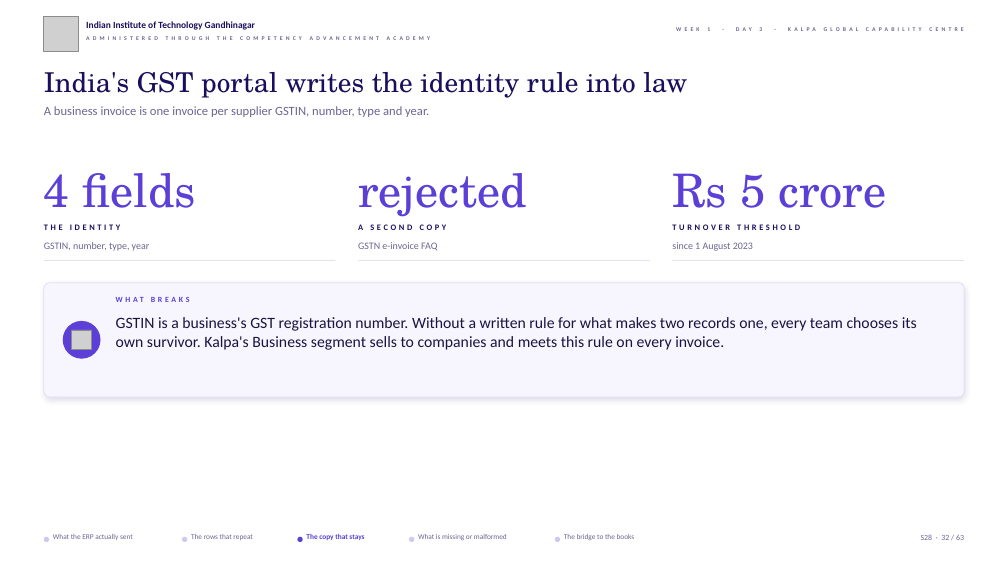
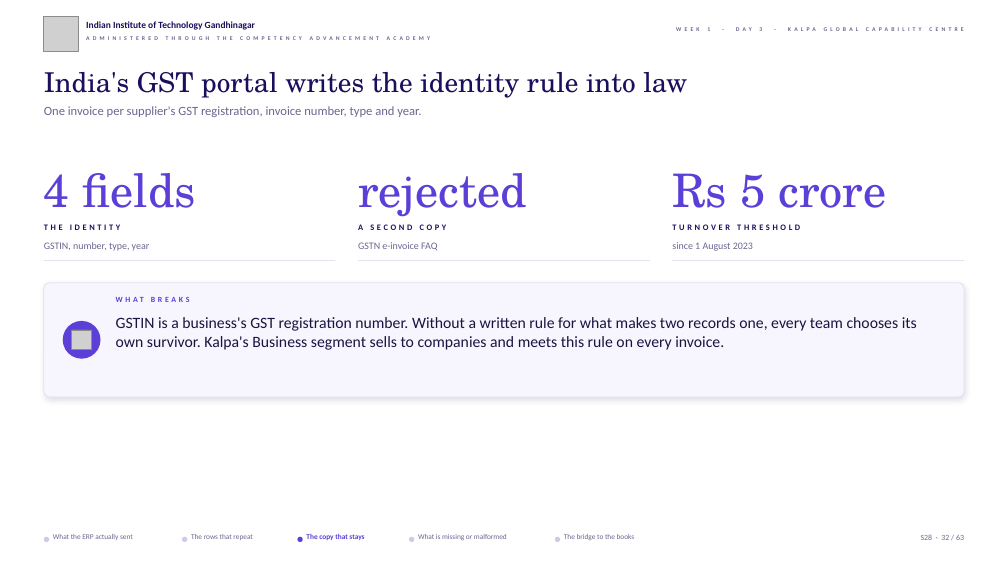
Before and after one commit to fde-academy-lab/c2-content-factory, a slide deck: slide 32 of content/W01/D3/slides/C2_W01_D03_half1_STUDENT.pptx. Drawn at 1008x567 pixels with LibreOffice and Linux fonts; fonts in the diff are those of the drawing; grey boxes stand for pictures; background and template pictures are left out. Boxes give left, top, right and bottom in pixels: in the first picture for what was removed or moved away, otherwise in the second. Text is boxed around its words. In the diff, an @@ line names an element or a change of style, - is before the commit and + after.

```diff
--- a/content/W01/D3/slides/C2_W01_D03_half1_STUDENT.pptx
+++ b/content/W01/D3/slides/C2_W01_D03_half1_STUDENT.pptx
@@ text at [44, 106, 421, 117]: text changed @@
-A business invoice is one invoice per supplier GSTIN, number, type and year.
+One invoice per supplier's GST registration, invoice number, type and year.
```
Also in this commit, not shown: 6 other slides changed, 29 other files.
